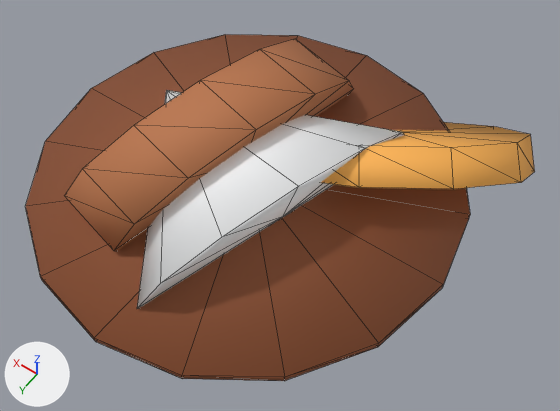
Two versions of the glTF model assets/models/coffee-cup-wreck.glb, one commit apart.
Rendered twice from a 50 mm lens placed at (-2.64, 3.34, 5.6), pointed at (-0.29, 0.05, 0.44). The lights are fixed; the arrows at lower left show +X, +Y and +Z. The first picture is the older version. Mesh edges are drawn as thin lines. Where no turn or scale is listed for an object, it has been applied to the vertices.

Names of what the first picture shows: 'geometry_0'.
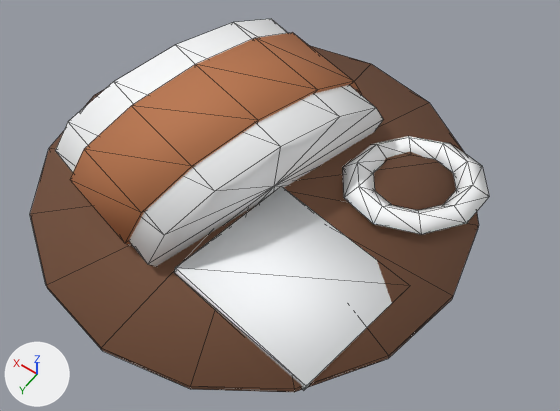
Location of each change, (x1, y1, x2, y2) in pixels of the pictures (560 x 411 px):
```json
{"object": "geometry_0", "change": "reshaped", "before": [25, 35, 535, 381], "after": [30, 19, 489, 392], "on screen": "10% narrower, 8% taller"}
{"part": 1, "of": "me_geometry_0", "change": "added", "after": [30, 45, 479, 392], "on screen": "brown"}
{"part": 2, "of": "me_geometry_0", "change": "rebuilt", "before": [64, 39, 353, 251], "after": [70, 33, 362, 245]}
{"part": 3, "of": "me_geometry_0", "change": "rebuilt", "before": [137, 90, 404, 309], "after": [55, 19, 383, 266], "on screen": "23% wider, 13% taller"}
{"part": 4, "of": "me_geometry_0", "change": "added", "after": [343, 136, 489, 234]}
{"part": 5, "of": "me_geometry_0", "change": "cut back", "before": [25, 35, 535, 381], "after": [174, 187, 392, 390]}
```

Scene script edits in JSON lines:
```json
{"block": "me_geometry_0", "where": "# used by ob_geometry_0; location = (0.0, 0.0, 0.0)"}
{"op": "remove", "block": "me_geometry_0", "code": "me_geometry_0.from_pydata(...)  # 96 vertices, 176 faces; spans x -1.9..1.9, y -1.9..1.9, z 0.0..1.2"}
{"op": "add", "block": "me_geometry_0", "code": "me_geometry_0.from_pydata(...)  # 142 vertices, 264 faces; spans x -1.9..1.9, y -1.9..1.9, z 0.0..1.2"}
{"block": "me_geometry_0", "change": "me_geometry_0 part 1: a new loose piece, a 16-sided cylinder along z spanning x -1.9..1.9, y -1.9..1.9, z 0.396..0.451, in mat_sww_flat_vertex"}
{"block": "me_geometry_0", "change": "me_geometry_0 part 2: the loose piece of 26 vertices spanning x -0.18..1.16, y -1.5..1.27, z 0.06..1.2 is rebuilt with 26 vertices and now spans x -0.22..1.22, y -1.56..1.16, z 0.0..1.2"}
{"block": "me_geometry_0", "change": "me_geometry_0 part 3: the loose piece of 14 vertices spanning x -0.86..1.22, y -1.12..1.55, z 0.0..1.14 is rebuilt with 26 vertices and now spans x -0.54..1.54, y -1.6..1.2, z 0.01..1.19"}
{"block": "me_geometry_0", "change": "me_geometry_0 part 4: a new loose piece of 40 vertices spanning x -1.7..-0.5, y -1.43..-0.17, z 0.36..0.61, in mat_sww_flat_vertex"}
{"block": "me_geometry_0", "change": "me_geometry_0 part 5"}
{"block": "me_geometry_0", "change": "56 vertices are removed from x -1.9..1.9, y -1.9..1.9, z 0.14..1.04"}
{"block": "me_geometry_0", "change": "104 faces are deleted"}
{"block": "me_geometry_0", "change": "16 vertices are added at x -1.58..1.6, y -1.36..1.3, z 0.37..0.53"}
{"block": "me_geometry_0", "change": "24 new faces join them"}
```
